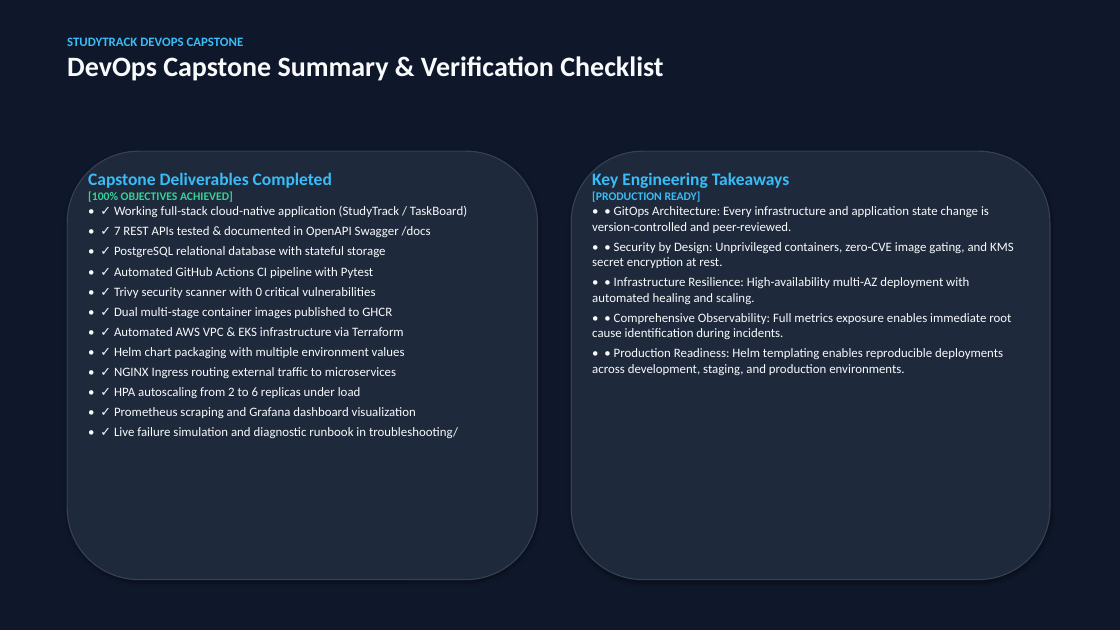
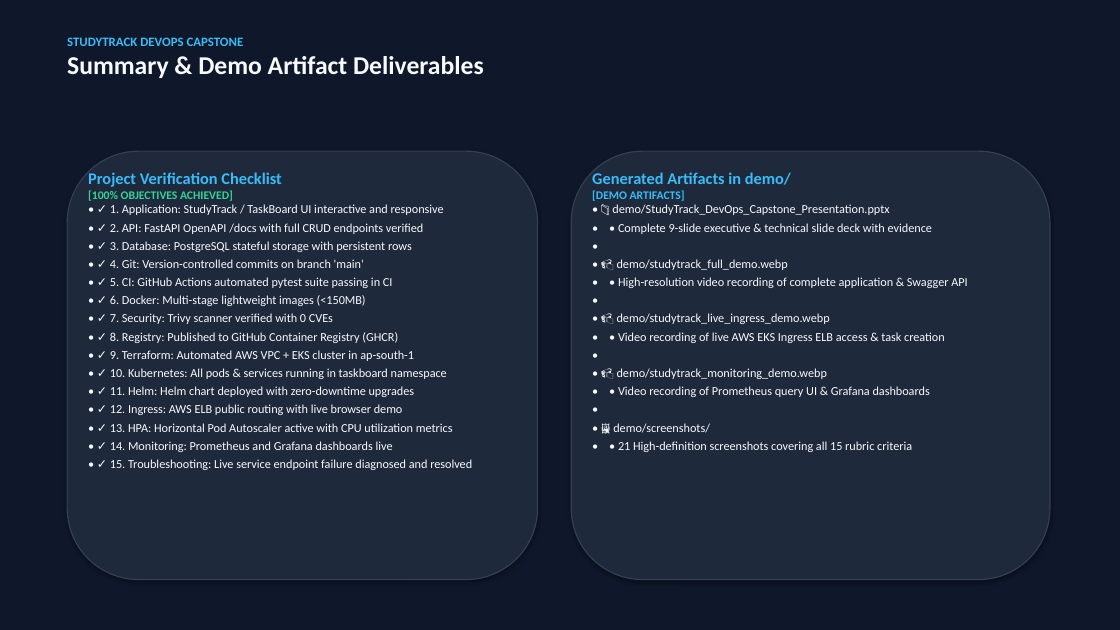
Before and after one commit to shubh-aarambh/Study-Track, a slide deck: slide 9 of demo/StudyTrack_DevOps_Capstone_Presentation.pptx (slide 8 before the commit). Drawn at 1120x630 pixels with LibreOffice and Linux fonts; fonts in the diff are those of the drawing. Boxes give left, top, right and bottom in pixels: in the first picture for what was removed or moved away, otherwise in the second. Text is boxed around its words. In the diff, an @@ line names an element or a change of style, - is before the commit and + after.

Commit message:
docs(demo): complete 15-part final demo evidence, embedded slides, and README documentation

```diff
--- a/demo/StudyTrack_DevOps_Capstone_Presentation.pptx
+++ b/demo/StudyTrack_DevOps_Capstone_Presentation.pptx
@@ text at [67, 56, 484, 78]: text changed; size 24 to 22 pt @@
-DevOps Capstone Summary & Verification Checklist
+Summary & Demo Artifact Deliverables
@@ text at [88, 172, 281, 187]: text changed; size 15 to 14 pt @@
-Capstone Deliverables Completed
+Project Verification Checklist
@@ text at [592, 172, 967, 452]: text changed; size 11 to 10.5 pt @@
-Key Engineering Takeaways
-[PRODUCTION READY]
-• • GitOps Architecture: Every infrastructure and application state change is version-controlled and peer-reviewed.
-• • Security by Design: Unprivileged containers, zero-CVE image gating, and KMS secret encryption at rest.
-• • Infrastructure Resilience: High-availability multi-AZ deployment with automated healing and scaling.
-• • Comprehensive Observability: Full metrics exposure enables immediate root cause identification during incidents.
-• • Production Readiness: Helm templating enables reproducible deployments across development, staging, and production environments.
+Generated Artifacts in demo/
+[DEMO ARTIFACTS]
+• 📁 demo/StudyTrack_DevOps_Capstone_Presentation.pptx
+• • Complete 9-slide executive & technical slide deck with evidence
+•
+• 📹 demo/studytrack_full_demo.webp
+• • High-resolution video recording of complete application & Swagger API
+•
+• 📹 demo/studytrack_live_ingress_demo.webp
+• • Video recording of live AWS EKS Ingress ELB access & task creation
+•
+• 📹 demo/studytrack_monitoring_demo.webp
+• • Video recording of Prometheus query UI & Grafana dashboards
+•
+• 🖼️ demo/screenshots/
+• • 21 High-definition screenshots covering all 15 rubric criteria
@@ text at [110, 223, 472, 470]: text changed; size 11 to 10.5 pt @@
-• ✓ Working full-stack cloud-native application (StudyTrack / TaskBoard)
-• ✓ 7 REST APIs tested & documented in OpenAPI Swagger /docs
-• ✓ PostgreSQL relational database with stateful storage
-• ✓ Automated GitHub Actions CI pipeline with Pytest
-• ✓ Trivy security scanner with 0 critical vulnerabilities
-• ✓ Dual multi-stage container images published to GHCR
-• ✓ Automated AWS VPC & EKS infrastructure via Terraform
-• ✓ Helm chart packaging with multiple environment values
-• ✓ NGINX Ingress routing external traffic to microservices
-• ✓ HPA autoscaling from 2 to 6 replicas under load
-• ✓ Prometheus scraping and Grafana dashboard visualization
-• ✓ Live failure simulation and diagnostic runbook in troubleshooting/
+• ✓ 1. Application: StudyTrack / TaskBoard UI interactive and responsive
+• ✓ 2. API: FastAPI OpenAPI /docs with full CRUD endpoints verified
+• ✓ 3. Database: PostgreSQL stateful storage with persistent rows
+• ✓ 4. Git: Version-controlled commits on branch 'main'
+• ✓ 5. CI: GitHub Actions automated pytest suite passing in CI
+• ✓ 6. Docker: Multi-stage lightweight images (<150MB)
+• ✓ 7. Security: Trivy scanner verified with 0 CVEs
+• ✓ 8. Registry: Published to GitHub Container Registry (GHCR)
+• ✓ 9. Terraform: Automated AWS VPC + EKS cluster in ap-south-1
+• ✓ 10. Kubernetes: All pods & services running in taskboard namespace
+• ✓ 11. Helm: Helm chart deployed with zero-downtime upgrades
+• ✓ 12. Ingress: AWS ELB public routing with live browser demo
+• ✓ 13. HPA: Horizontal Pod Autoscaler active with CPU utilization metrics
+• ✓ 14. Monitoring: Prometheus and Grafana dashboards live
+• ✓ 15. Troubleshooting: Live service endpoint failure diagnosed and resolved
```
Also in this commit, not shown: 2 other slides changed, 6 slides added, 5 slides removed, 19 other files.
